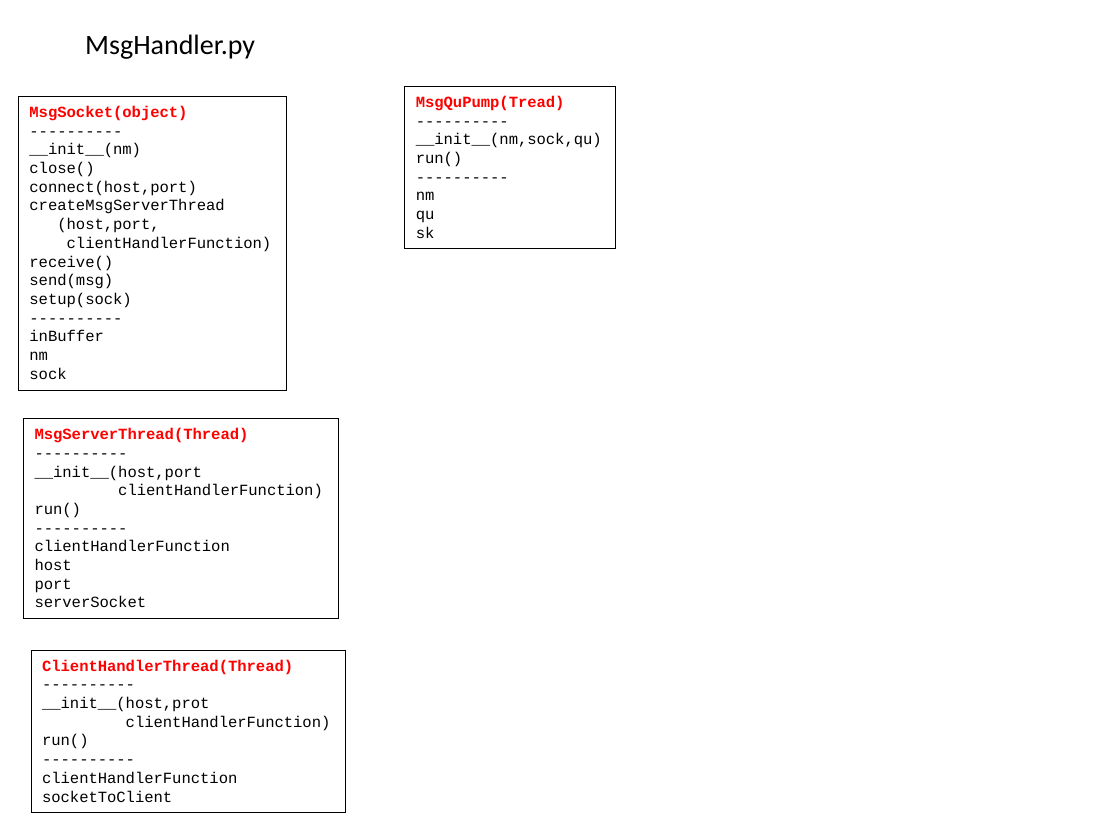
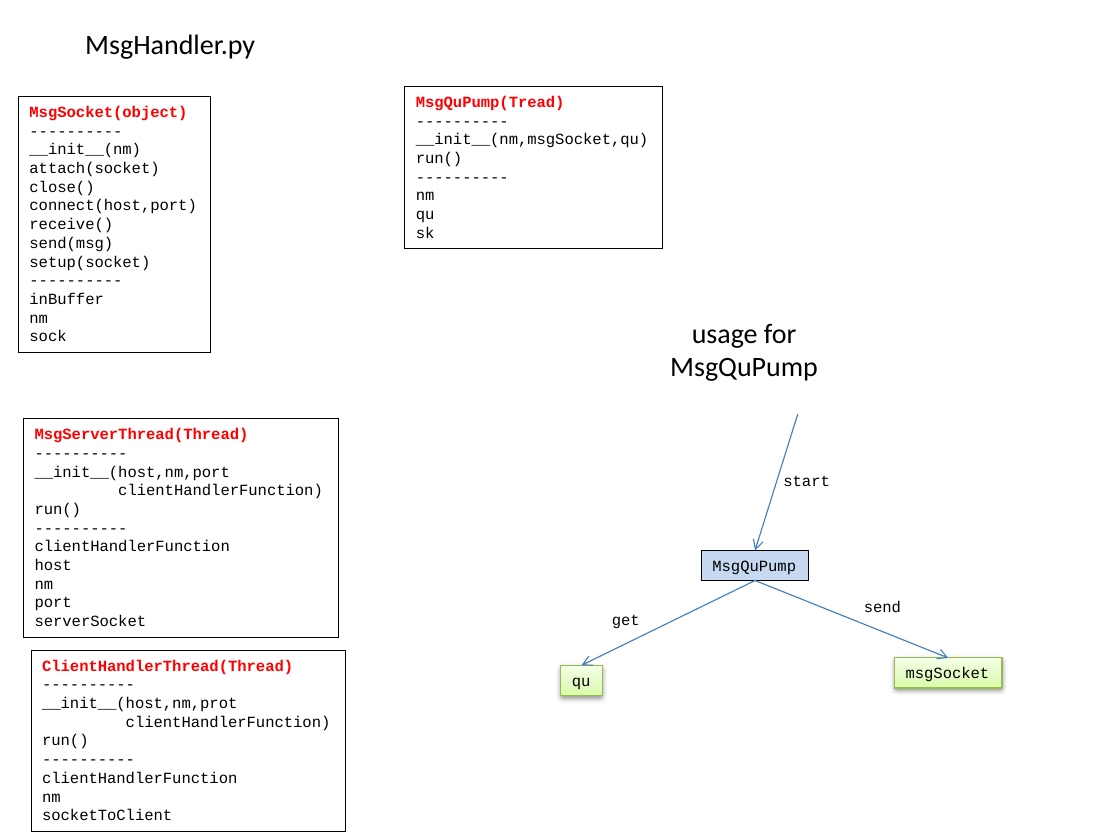
Before and after one commit to mlozborne/motin, a slide deck: slide 4 of Scripting/ScriptingDocumenation/DesignDiagrams.pptx. Drawn at 1120x840 pixels with LibreOffice and Linux fonts; fonts in the diff are those of the drawing. Boxes give left, top, right and bottom in pixels: in the first picture for what was removed or moved away, otherwise in the second. Text is boxed around its words. In the diff, an @@ line names an element or a change of style, - is before the commit and + after.

```diff
--- a/Scripting/ScriptingDocumenation/DesignDiagrams.pptx
+++ b/Scripting/ScriptingDocumenation/DesignDiagrams.pptx
@@ rectangle "MsgQuPump(Tread)": place and size @@
-rectangle "MsgQuPump(Tread)" at bbox=[404, 86, 615, 249]
+rectangle "MsgQuPump(Tread)" at bbox=[404, 86, 663, 249]
@@ rectangle "MsgSocket(object)": place and size @@
-rectangle "MsgSocket(object)" at bbox=[18, 96, 286, 391]
+rectangle "MsgSocket(object)" at bbox=[18, 96, 211, 353]
@@ text in rectangle at bbox=[416, 133, 649, 148]: text changed @@
-__init__(nm,sock,qu)
+__init__(nm,msgSocket,qu)
@@ text in rectangle at bbox=[29, 162, 159, 177]: paragraph added @@
+attach(socket)
@@ text in rectangle at bbox=[29, 199, 272, 252]: paragraphs removed @@
-createMsgServerThread
-(host,port,
-clientHandlerFunction)
@@ text in rectangle at bbox=[29, 255, 150, 271]: text changed @@
-setup(sock)
+setup(socket)
@@ text added at bbox=[670, 323, 818, 381], 18 pt, text #000000 @@
+usage for
+MsgQuPump
@@ rectangle "MsgServerThread(Thread)": place and size @@
-rectangle "MsgServerThread(Thread)" at bbox=[24, 419, 338, 618]
+rectangle "MsgServerThread(Thread)" at bbox=[24, 419, 338, 637]
@@ arrow added from (797, 414) to (755, 550), #4B7EBC 0.75 pt @@
@@ text in rectangle at bbox=[35, 465, 230, 481]: text changed @@
-__init__(host,port
+__init__(host,nm,port
@@ text added at bbox=[783, 475, 830, 486], 10 pt, text #000000 @@
+start
@@ rectangle added at bbox=[701, 550, 809, 580], fill #C6D9F1, outline #000000 0.75 pt, 10 pt, text #000000 @@
+MsgQuPump
@@ text in rectangle at bbox=[35, 580, 54, 589]: paragraph added @@
+nm
@@ arrow added from (755, 580) to (581, 665), #4B7EBC 0.75 pt @@
@@ arrow added from (755, 580) to (949, 657), #4B7EBC 0.75 pt @@
@@ text added at bbox=[612, 614, 640, 629], 10 pt, text #000000 @@
+get
@@ text added at bbox=[864, 600, 901, 613], 10 pt, text #000000 @@
+send
@@ rectangle "ClientHandlerThread(Thread)": place and size @@
-rectangle "ClientHandlerThread(Thread)" at bbox=[31, 651, 346, 813]
+rectangle "ClientHandlerThread(Thread)" at bbox=[31, 651, 346, 832]
@@ rectangle added at bbox=[895, 657, 1002, 688], fill gradient #DAFDA7 to #E4FCC2 to #F5FFE7, outline #98B955 0.75 pt, 10 pt, text #000000 @@
+msgSocket
@@ rectangle added at bbox=[561, 665, 603, 696], fill gradient #DAFDA7 to #E4FCC2 to #F5FFE7, outline #98B955 0.75 pt, 10 pt, text #000000 @@
+qu
@@ text in rectangle at bbox=[42, 697, 237, 712]: text changed @@
-__init__(host,prot
+__init__(host,nm,prot
@@ text in rectangle at bbox=[42, 793, 61, 802]: paragraph added @@
+nm
```
Also in this commit, not shown: 2 other slides changed, 2 other files.
